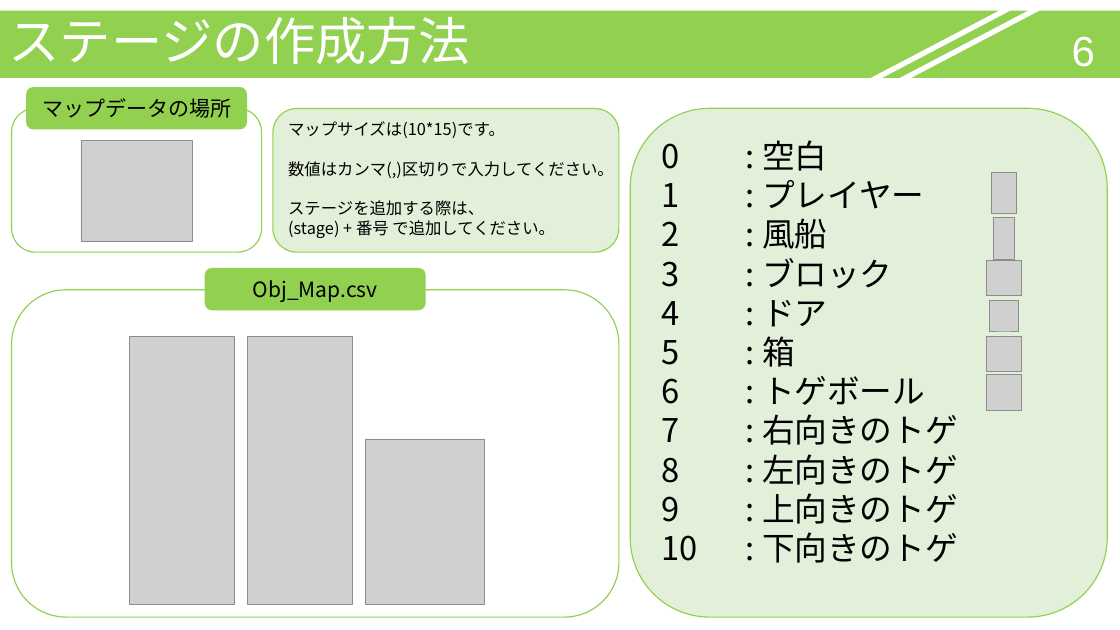
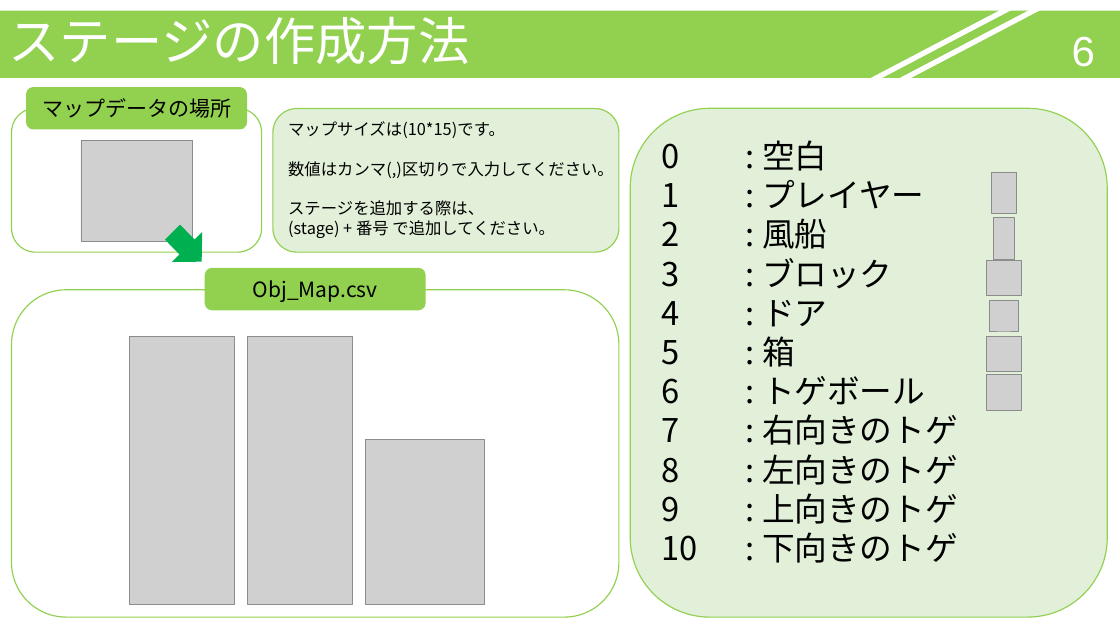
Before and after one commit to MorimotoMizuki/Gravity_Puzzle, a slide deck: slide 6 of 重力パズル_説明書.pptx. Drawn at 1120x630 pixels with LibreOffice and Linux fonts; fonts in the diff are those of the drawing; grey boxes stand for pictures; background and template pictures are left out. Boxes give left, top, right and bottom in pixels: in the first picture for what was removed or moved away, otherwise in the second. Text is boxed around its words. In the diff, an @@ line names an element or a change of style, - is before the commit and + after.

```diff
--- a/重力パズル_説明書.pptx
+++ b/重力パズル_説明書.pptx
@@ down arrow added at [157,217,217,276], fill #00B050 @@
```
Also in this commit, not shown: 3 other slides changed.
